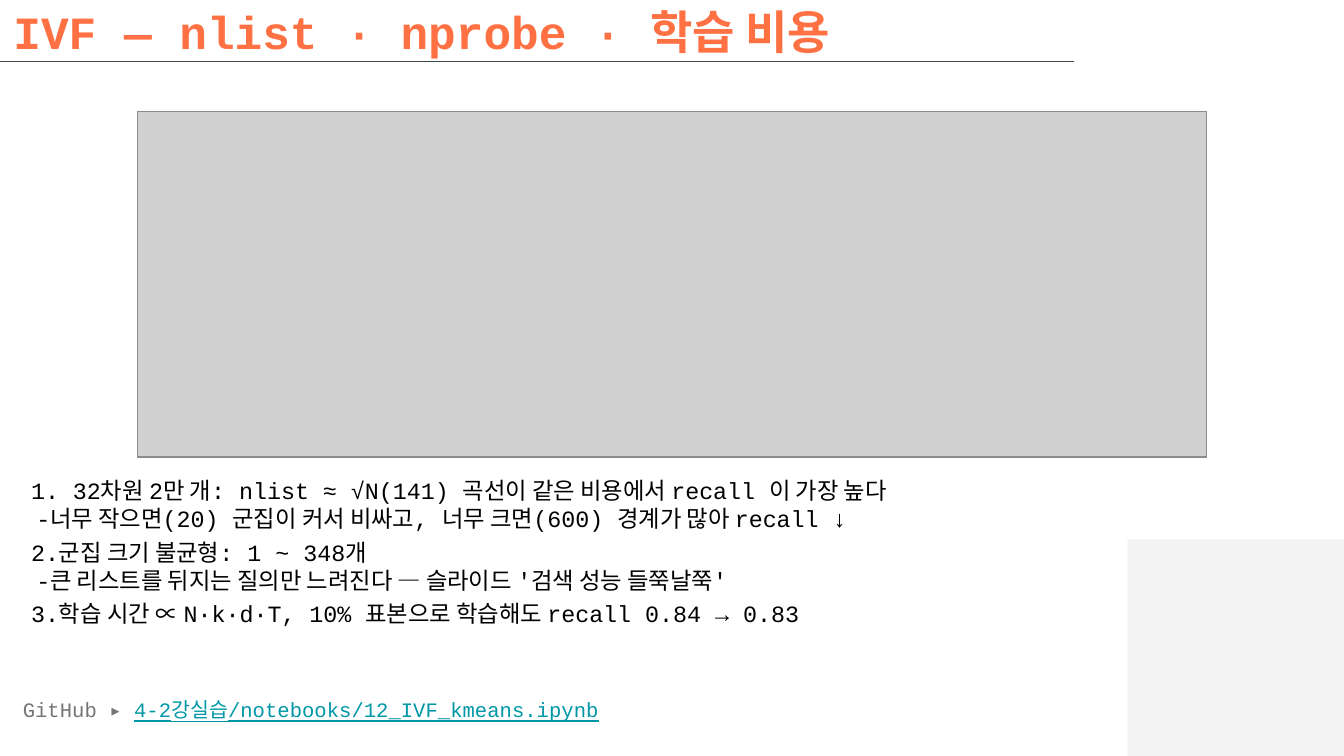
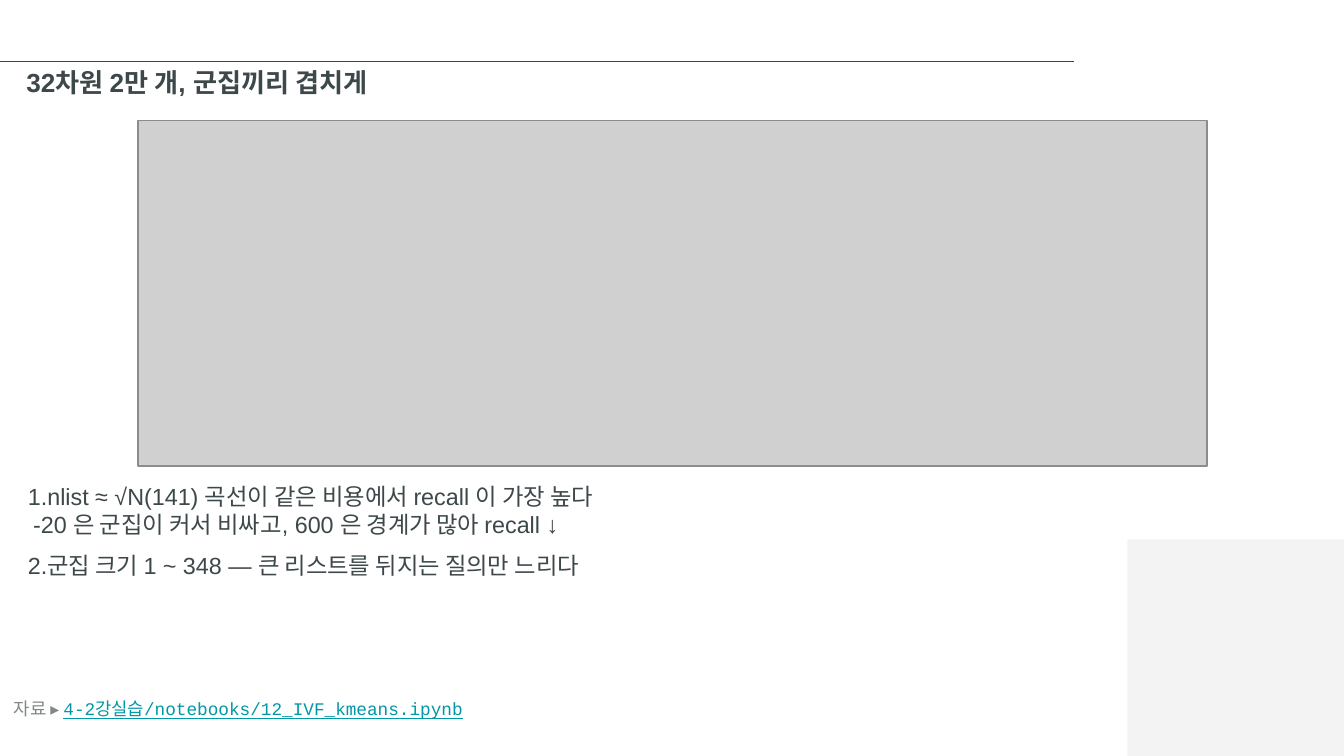
Before and after one commit to hikaMaeng/-ai-, a slide deck: slide 23 of 4-2강실습/slides/4-2강실습_벡터디비.pptx (slide 15 before the commit). Drawn at 1344x756 pixels with LibreOffice and Linux fonts; fonts in the diff are those of the drawing; grey boxes stand for pictures; background and template pictures are left out. Boxes give left, top, right and bottom in pixels: in the first picture for what was removed or moved away, otherwise in the second. Text is boxed around its words. In the diff, an @@ line names an element or a change of style, - is before the commit and + after.

```diff
--- a/4-2강실습/slides/4-2강실습_벡터디비.pptx
+++ b/4-2강실습/slides/4-2강실습_벡터디비.pptx
@@ title removed at (x1=13, y1=10, x2=831, y2=62) @@
-IVF — nlist · nprobe · 학습 비용
@@ text added at (x1=26, y1=70, x2=367, y2=96), 14 pt, text #3D484A, bold @@
+32차원 2만 개, 군집끼리 겹치게
@@ picture moved from (x1=137, y1=112, x2=1206, y2=457) to (x1=138, y1=121, x2=1207, y2=466) @@
@@ text at (x1=28, y1=485, x2=593, y2=576): text changed; font Courier New to Arial; text colour #000000 to #3D484A @@
-1. 32차원 2만 개: nlist ≈ √N(141) 곡선이 같은 비용에서 recall 이 가장 높다
--너무 작으면(20) 군집이 커서 비싸고, 너무 크면(600) 경계가 많아 recall ↓
-2.군집 크기 불균형: 1 ~ 348개
--큰 리스트를 뒤지는 질의만 느려진다 — 슬라이드 '검색 성능 들쭉날쭉'
-3.학습 시간 ∝ N·k·d·T, 10% 표본으로 학습해도 recall 0.84 → 0.83
+1.nlist ≈ √N(141) 곡선이 같은 비용에서 recall 이 가장 높다
+-20 은 군집이 커서 비싸고, 600 은 경계가 많아 recall ↓
+2.군집 크기 1 ~ 348 — 큰 리스트를 뒤지는 질의만 느리다
@@ text at (x1=14, y1=700, x2=462, y2=719): text changed; size 11 to 9.5 pt @@
-GitHub ▸ 4-2강실습/notebooks/12_IVF_kmeans.ipynb
+자료 ▸ 4-2강실습/notebooks/12_IVF_kmeans.ipynb
```
Also in this commit, not shown: 22 other slides changed, 36 slides added, 11 slides removed, 3 other files.
